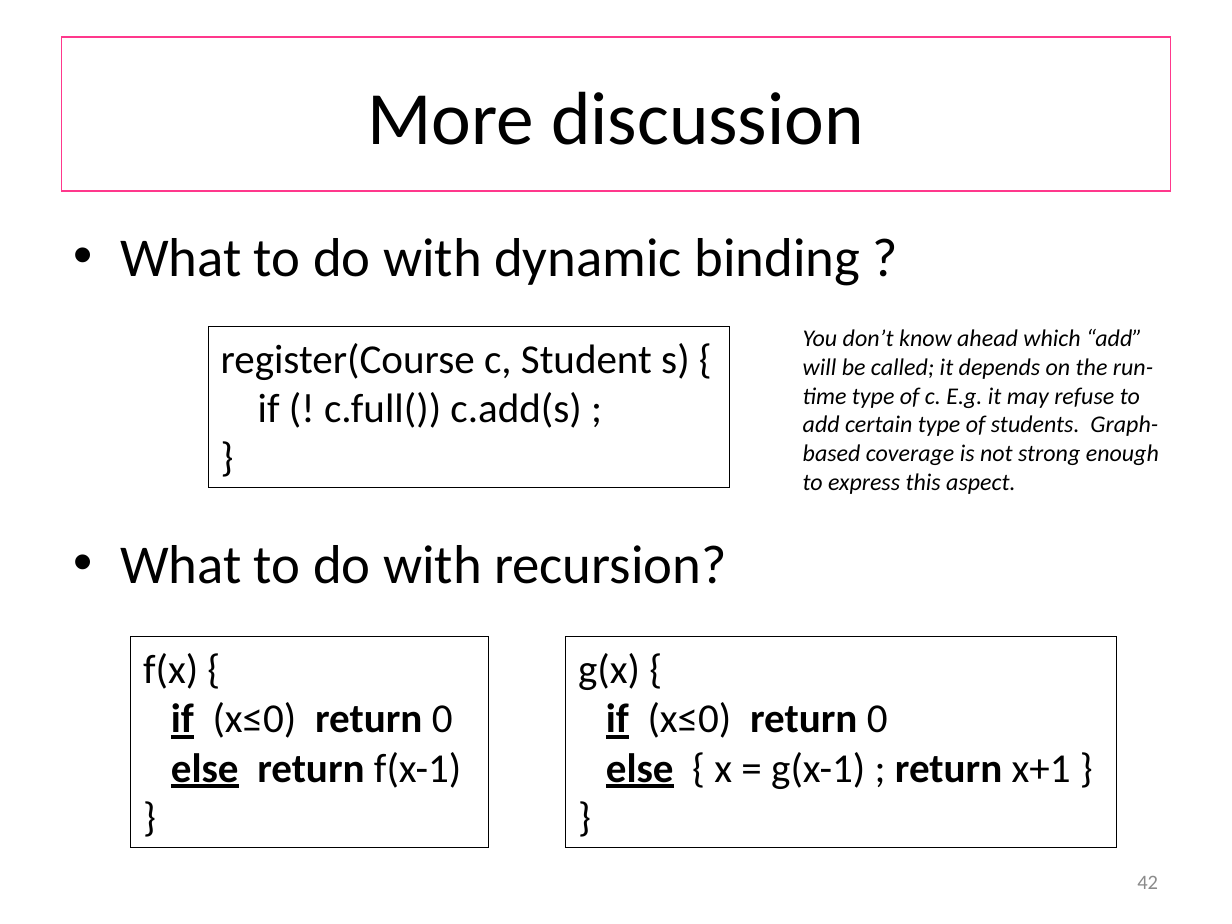
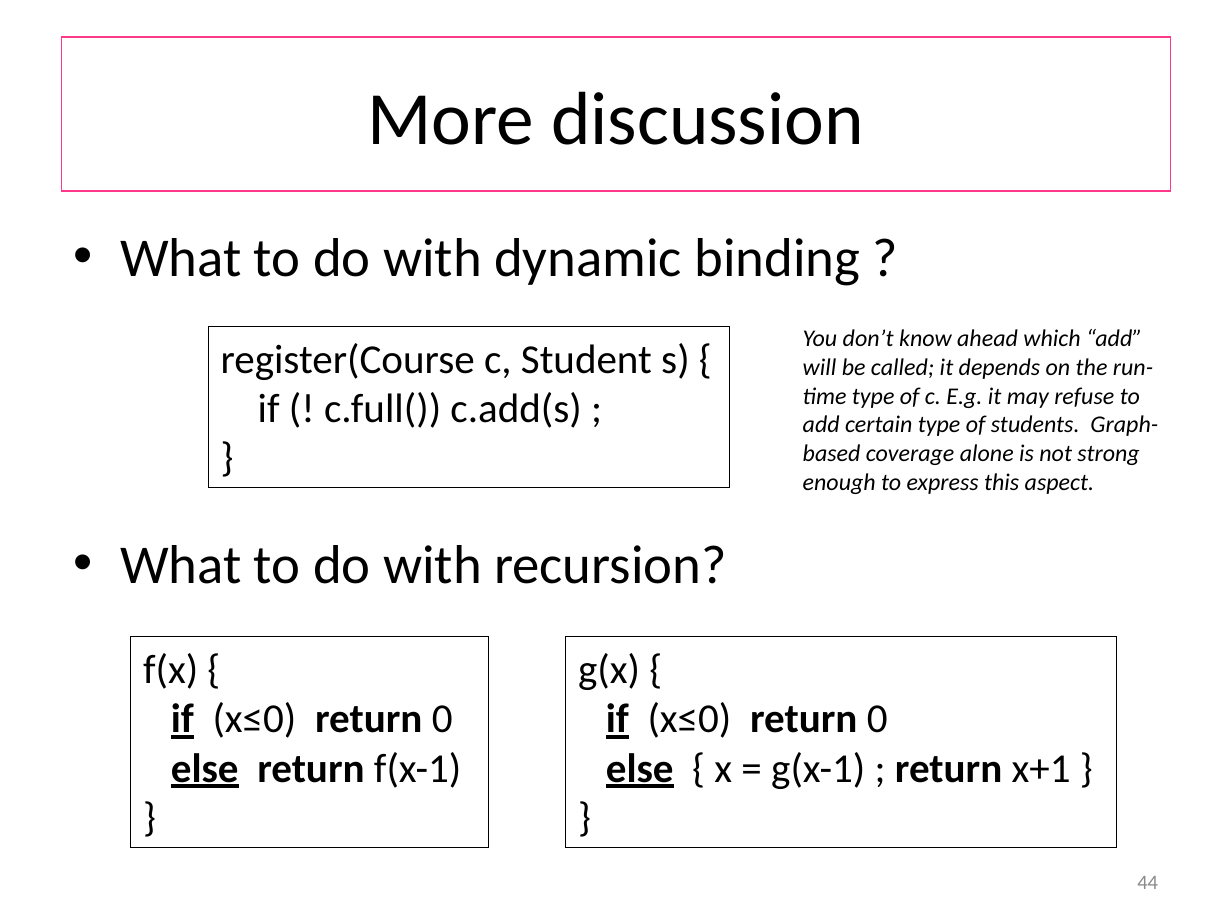
Before and after one commit to wooshrow/b3stv, a slide deck: slide 44 of slides/gbt.pptx (slide 42 before the commit). Drawn at 1232x924 pixels with LibreOffice and Linux fonts; fonts in the diff are those of the drawing. Boxes give left, top, right and bottom in pixels: in the first picture for what was removed or moved away, otherwise in the second. Text is boxed around its words. In the diff, an @@ line names an element or a change of style, - is before the commit and + after.

```diff
--- a/slides/gbt.pptx
+++ b/slides/gbt.pptx
@@ text at (803,329,1158,494): text changed @@
-You don’t know ahead which “add” will be called; it depends on the run-time type of c. E.g. it may refuse to add certain type of students. Graph-based coverage is not strong enough to express this aspect.
+You don’t know ahead which “add” will be called; it depends on the run-time type of c. E.g. it may refuse to add certain type of students. Graph-based coverage alone is not strong enough to express this aspect.
@@ page number at (1137,876,1158,889): text changed @@
-42
+44
```
Also in this commit, not shown: 9 other slides changed, 2 slides added, 7 other files.
